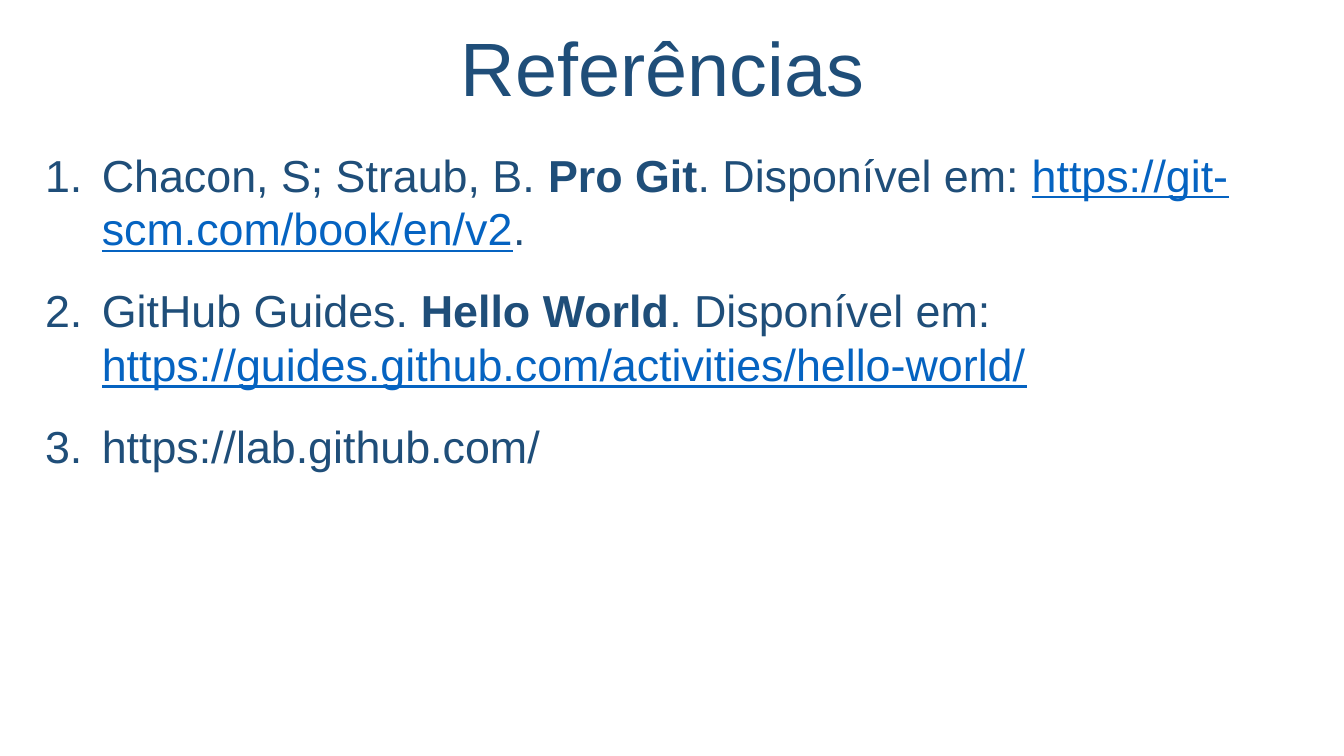
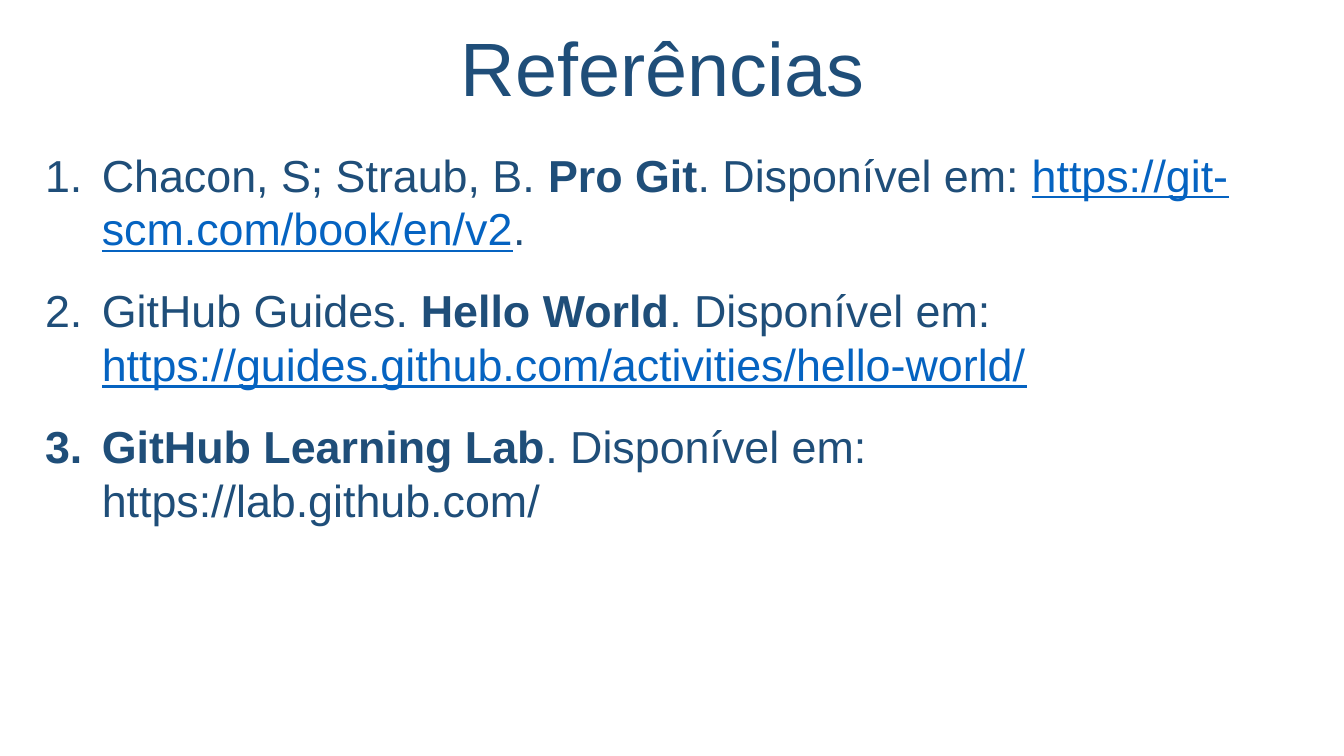
Before and after one commit to salmo-jr/public-slides, a slide deck: slide 12 of versionamento-de-arquivos.pptx. Drawn at 1344x756 pixels with LibreOffice and Linux fonts; fonts in the diff are those of the drawing; background and template pictures are left out. Boxes give left, top, right and bottom in pixels: in the first picture for what was removed or moved away, otherwise in the second. Text is boxed around its words. In the diff, an @@ line names an element or a change of style, - is before the commit and + after.

Commit message:
ajuste na definição do Git e nas referências

```diff
--- a/versionamento-de-arquivos.pptx
+++ b/versionamento-de-arquivos.pptx
@@ text at (x1=102, y1=430, x2=867, y2=526): text changed @@
-3. https://lab.github.com/
+3. GitHub Learning Lab. Disponível em: https://lab.github.com/
```
Also in this commit, not shown: 1 other slide changed.
